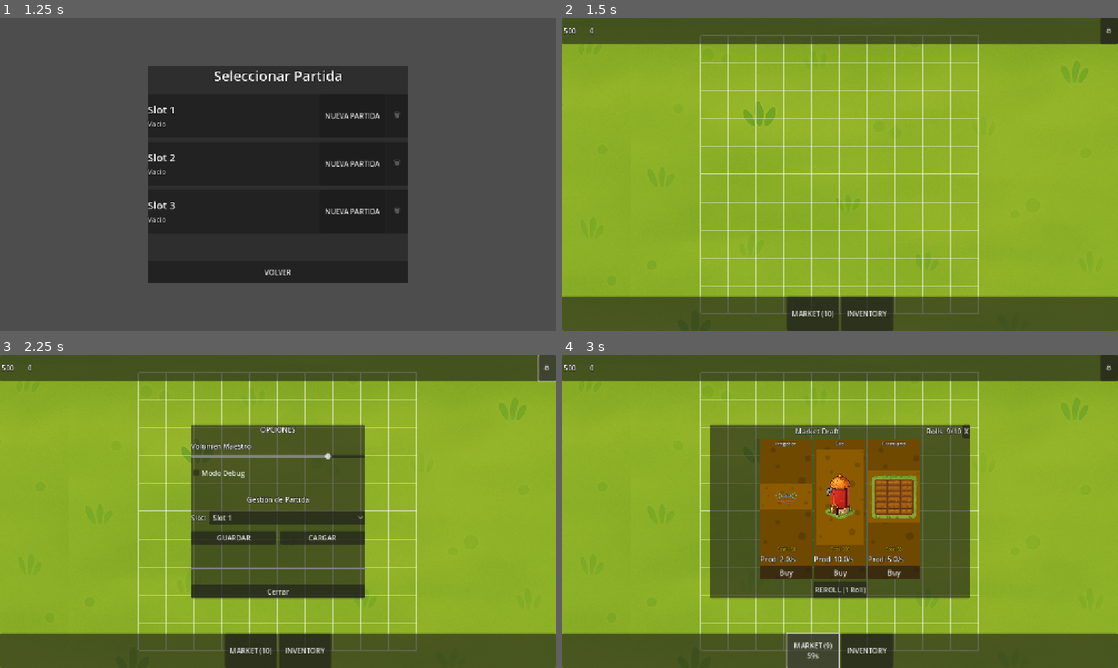
Above: before the commit, frames 1-4 (two rows, left to right).
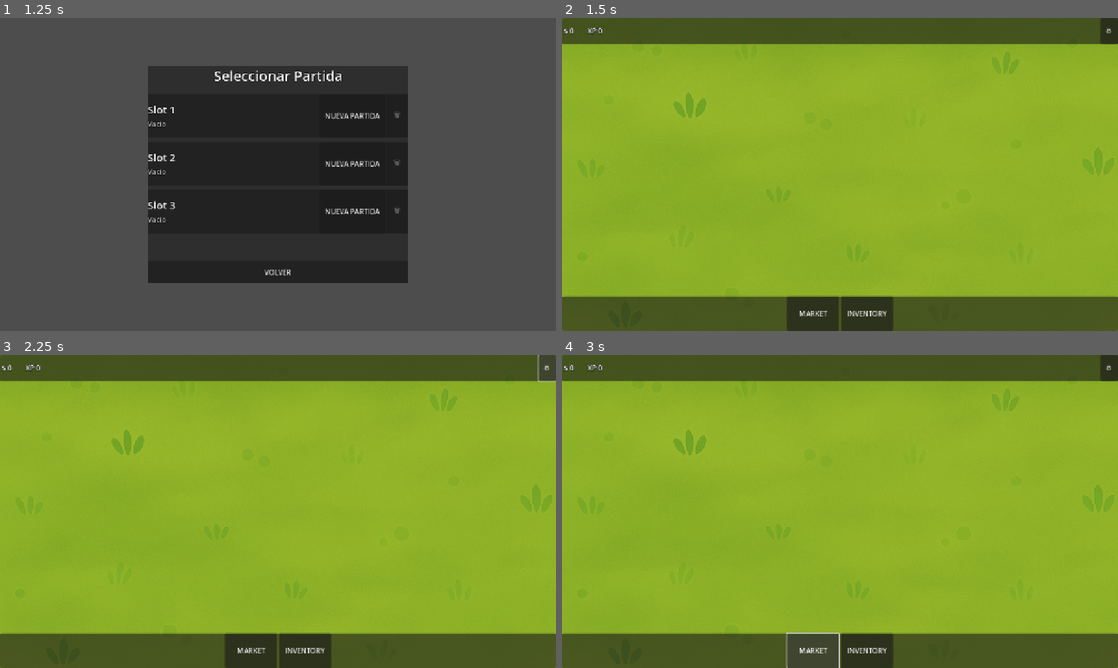
Above: after the commit, the same moments.

Repository: Kavalieri/Farm_SiK-Ness
Game: Godot game, scene res://scenes/ui/screens/MainMenu.tscn
Same seed, same stepped clock (60 frames per second), same inputs: the game is played once before the commit and once after it.
Inputs:
- Up to frame 1 (1.25 s): click "JUGAR" at 0.5 s
- Up to frame 2 (1.5 s): click "NUEVA PARTIDA" at 1.25 s
- Up to frame 3 (2.25 s): click "⚙" at 2 s
- Up to frame 4 (3 s): click "MARKET (10)" (after the commit: "MARKET") at 2.75 s

Frame 1 is identical in both runs. In frame 2, 4.6% of the frame differs, in the area x 0-100%, y 3-96%; in frame 3, 20%; in frame 4, 28%, in the area x 0-100%, y 3-98%.
Error after the commit: Parse Error: Preload file "res://resources/data/ShippingBin.tres" does not exist. (res://scripts/core/GameManager.gd:53)

Commit message:
feat(inventory): update GameManager to use BuildingInstance #15

Diff:
--- a/project/scripts/core/GameManager.gd
+++ b/project/scripts/core/GameManager.gd
@@ -1,6 +1,7 @@
 extends Node
 
 signal money_changed(new_amount)
+signal products_changed(current, max)
 signal xp_changed(new_amount)
 signal level_changed(new_level)
 signal inventory_changed(new_inventory)
@@ -12,6 +13,16 @@
 		money = value
 		money_changed.emit(money)
 
+var products: float = 0.0:
+	set(value):
+		products = clamp(value, 0.0, max_storage)
+		products_changed.emit(products, max_storage)
+
+var max_storage: float = 100.0:
+	set(value):
+		max_storage = value
+		products_changed.emit(products, max_storage)
+
 var xp: int = 0:
 	set(value):
 		xp = value
@@ -23,8 +34,8 @@
 		level_changed.emit(level)
 		SaveManager.request_save()
 
-var inventory: Array[BuildingData] = []
-var placing_building: BuildingData = null
+var inventory: Array[BuildingInstance] = []
+var placing_building: BuildingInstance = null
 
 # Market System
 const MAX_MARKET_ROLLS: int = 10
@@ -38,6 +49,8 @@
 var last_roll_regen_timestamp: float = 0.0
 var current_market_options: Array[BuildingData] = []
 var market_manager: MarketManager
+
+var shipping_bin_data = preload("res://resources/data/ShippingBin.tres")
 
 func _ready():
 	print("GameManager Initialized")
@@ -51,6 +64,27 @@
 
 	last_roll_regen_timestamp = Time.get_unix_time_from_system()
 	# TODO: Connect to SaveManager to load data on start
+
+func start_new_game() -> void:
+	print("Starting new game...")
+	money = 500.0
+	products = 0.0
+	max_storage = 100.0
+	xp = 0
+	level = 1
+	market_rolls = 10
+	last_roll_regen_timestamp = Time.get_unix_time_from_system()
+
+	inventory.clear()
+	inventory_changed.emit(inventory)
+
+	# Add Shipping Bin to inventory
+	add_building_to_inventory(shipping_bin_data)
+
+	current_market_options.clear()
+	market_options_changed.emit(current_market_options)
+
+	SaveManager.request_save()
 
 func _process(delta: float) -> void:
 	_process_market_regen()
@@ -93,12 +127,26 @@
 	print("Money added: ", amount, " | Total: ", money)
 	# Don't save on every income tick, rely on auto-save
 
-	# Better to save on big events like level up or purchase.
+func add_products(amount: float) -> float:
+	var space_left = max_storage - products
+	var added = min(amount, space_left)
+	products += added
+	return added
+
+func consume_products(amount: float) -> float:
+	var consumed = min(amount, products)
+	products -= consumed
+	return consumed
 
 func get_save_data() -> Dictionary:
-	var inventory_paths = []
+	var inventory_data = []
 	for item in inventory:
-		inventory_paths.append(item.resource_path)
+		if item and item.data:
+			inventory_data.append({
+				"path": item.data.resource_path,
+				"level": item.level,
+				"xp": item.xp
+			})
 
 	var market_option_paths = []
 	for item in current_market_options:
@@ -106,28 +154,42 @@
 
 	return {
 		"money": money,
+		"products": products,
+		"max_storage": max_storage,
 		"xp": xp,
 		"level": level,
 		"market_rolls": market_rolls,
 		"last_roll_regen_timestamp": last_roll_regen_timestamp,
-		"inventory": inventory_paths,
+		"inventory": inventory_data,
 		"current_market_options": market_option_paths
 	}
 
 func load_save_data(data: Dictionary) -> void:
 	money = data.get("money", 0.0)
+	products = data.get("products", 0.0)
+	max_storage = data.get("max_storage", 100.0)
 	xp = data.get("xp", 0)
 	level = data.get("level", 1)
 	market_rolls = data.get("market_rolls", 10)
 	last_roll_regen_timestamp = data.get("last_roll_regen_timestamp", Time.get_unix_time_from_system())
 
 	inventory.clear()
-	var inventory_paths = data.get("inventory", [])
-	for path in inventory_paths:
-		if ResourceLoader.exists(path):
-			var res = load(path)
-			if res is BuildingData:
-				inventory.append(res)
+	var inventory_data = data.get("inventory", [])
+	for item_data in inventory_data:
+		# Handle legacy save (string path) or new save (dict)
+		if item_data is String:
+			if ResourceLoader.exists(item_data):
+				var res = load(item_data)
+				if res is BuildingData:
+					inventory.append(BuildingInstance.new(res))
+		elif item_data is Dictionary:
+			var path = item_data.get("path")
+			if path and ResourceLoader.exists(path):
+				var res = load(path)
+				if res is BuildingData:
+					var item_level = item_data.get("level", 1)
+					var item_xp = item_data.get("xp", 0)
+					inventory.append(BuildingInstance.new(res, item_level, item_xp))
 	inventory_changed.emit(inventory)
 
 	current_market_options.clear()
@@ -146,13 +208,22 @@
 		return true
 	return false
 
-func add_building_to_inventory(building: BuildingData) -> void:
-	inventory.append(building)
+func add_building_to_inventory(building) -> void:
+	var instance: BuildingInstance
+	if building is BuildingData:
+		instance = BuildingInstance.new(building)
+	elif building is BuildingInstance:
+		instance = building
+	else:
+		push_error("Invalid building type added to inventory")
+		return
+
+	inventory.append(instance)
 	inventory_changed.emit(inventory)
-	print("Added to inventory: ", building.name)
+	print("Added to inventory: ", instance.data.name)
 	request_save()
 
-func remove_building_from_inventory(index: int) -> BuildingData:
+func remove_building_from_inventory(index: int) -> BuildingInstance:
 	if index >= 0 and index < inventory.size():
 		var building = inventory.pop_at(index)
 		inventory_changed.emit(inventory)
